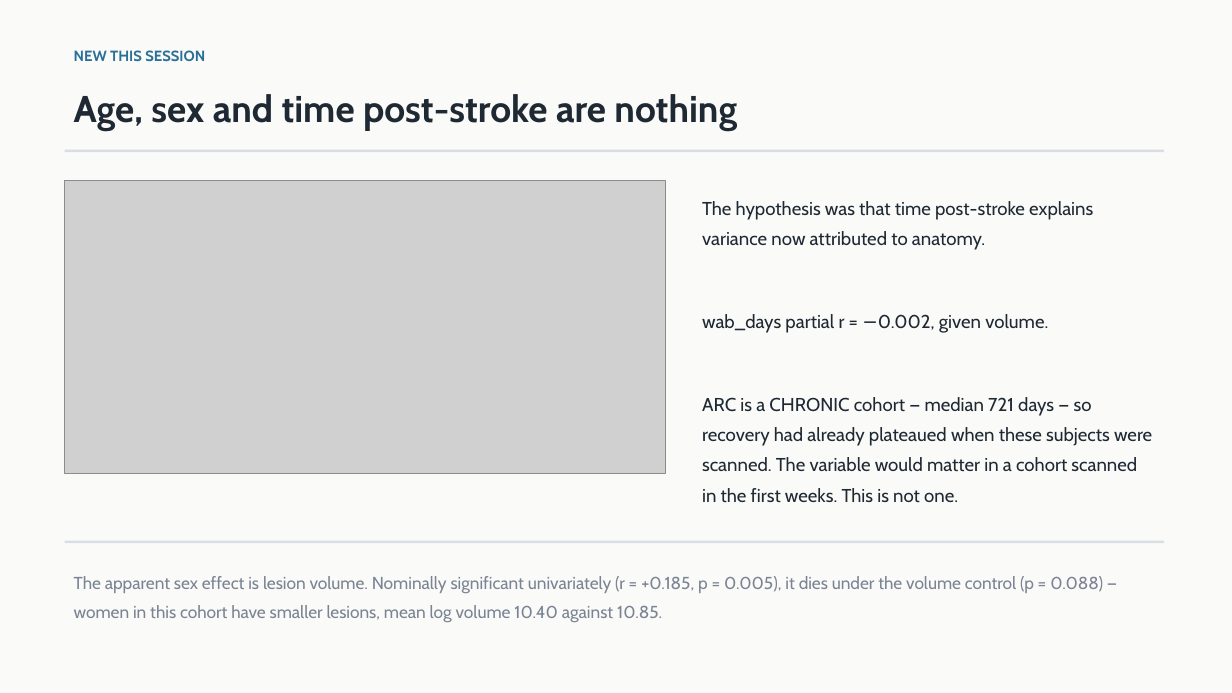
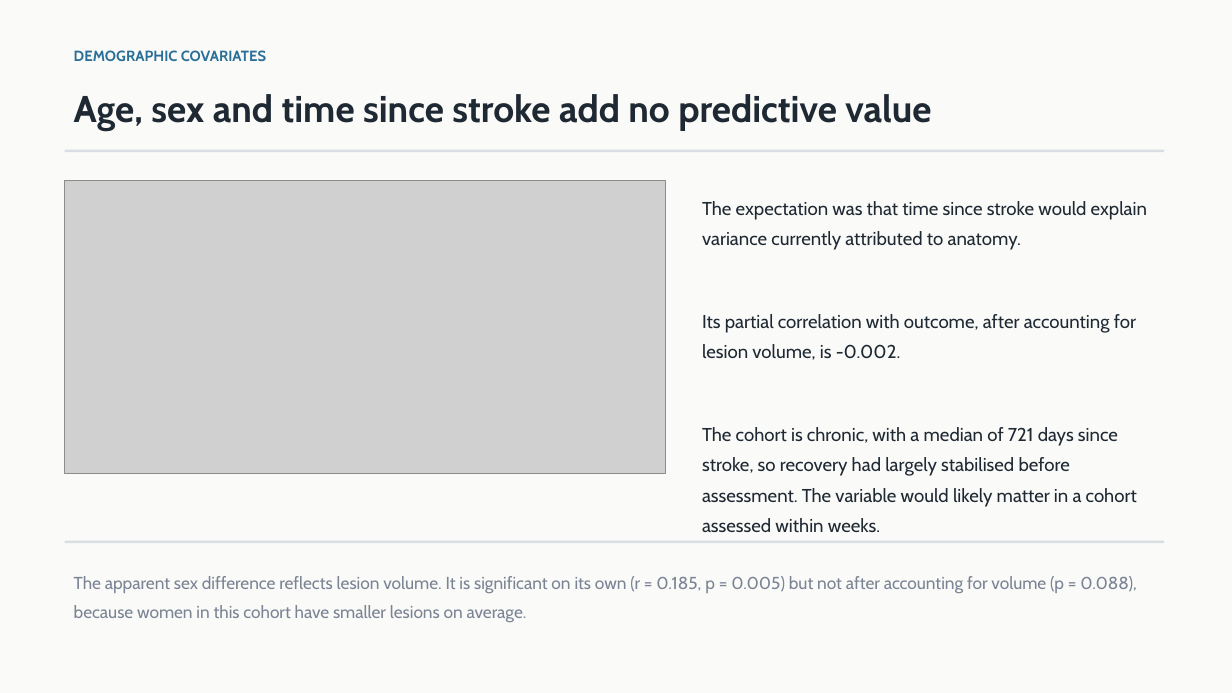
Before and after one commit to Manas-Maahir/SLP, a slide deck: slide 10 of docs/Lesion_Disconnection_Status.pptx. Drawn at 1232x693 pixels with LibreOffice and Linux fonts; fonts in the diff are those of the drawing; grey boxes stand for pictures. Boxes give left, top, right and bottom in pixels: in the first picture for what was removed or moved away, otherwise in the second. Text is boxed around its words. In the diff, an @@ line names an element or a change of style, - is before the commit and + after.

```diff
--- a/docs/Lesion_Disconnection_Status.pptx
+++ b/docs/Lesion_Disconnection_Status.pptx
@@ text at (x1=74, y1=50, x2=266, y2=61): text changed @@
-NEW THIS SESSION
+DEMOGRAPHIC COVARIATES
@@ text at (x1=74, y1=94, x2=931, y2=131): text changed @@
-Age, sex and time post-stroke are nothing
+Age, sex and time since stroke add no predictive value
@@ text at (x1=702, y1=201, x2=1147, y2=507): text changed @@
-The hypothesis was that time post-stroke explains variance now attributed to anatomy.
-wab_days partial r = −0.002, given volume.
-ARC is a CHRONIC cohort — median 721 days — so recovery had already plateaued when these subjects were scanned. The variable would matter in a cohort scanned in the first weeks. This is not one.
+The expectation was that time since stroke would explain variance currently attributed to anatomy.
+Its partial correlation with outcome, after accounting for lesion volume, is -0.002.
+The cohort is chronic, with a median of 721 days since stroke, so recovery had largely stabilised before assessment. The variable would likely matter in a cohort assessed within weeks.
@@ text at (x1=74, y1=576, x2=1136, y2=622): text changed @@
-The apparent sex effect is lesion volume. Nominally significant univariately (r = +0.185, p = 0.005), it dies under the volume control (p = 0.088) — women in this cohort have smaller lesions, mean log volume 10.40 against 10.85.
+The apparent sex difference reflects lesion volume. It is significant on its own (r = 0.185, p = 0.005) but not after accounting for volume (p = 0.088), because women in this cohort have smaller lesions on average.
```
Also in this commit, not shown: 14 other slides changed, 1 other file.
